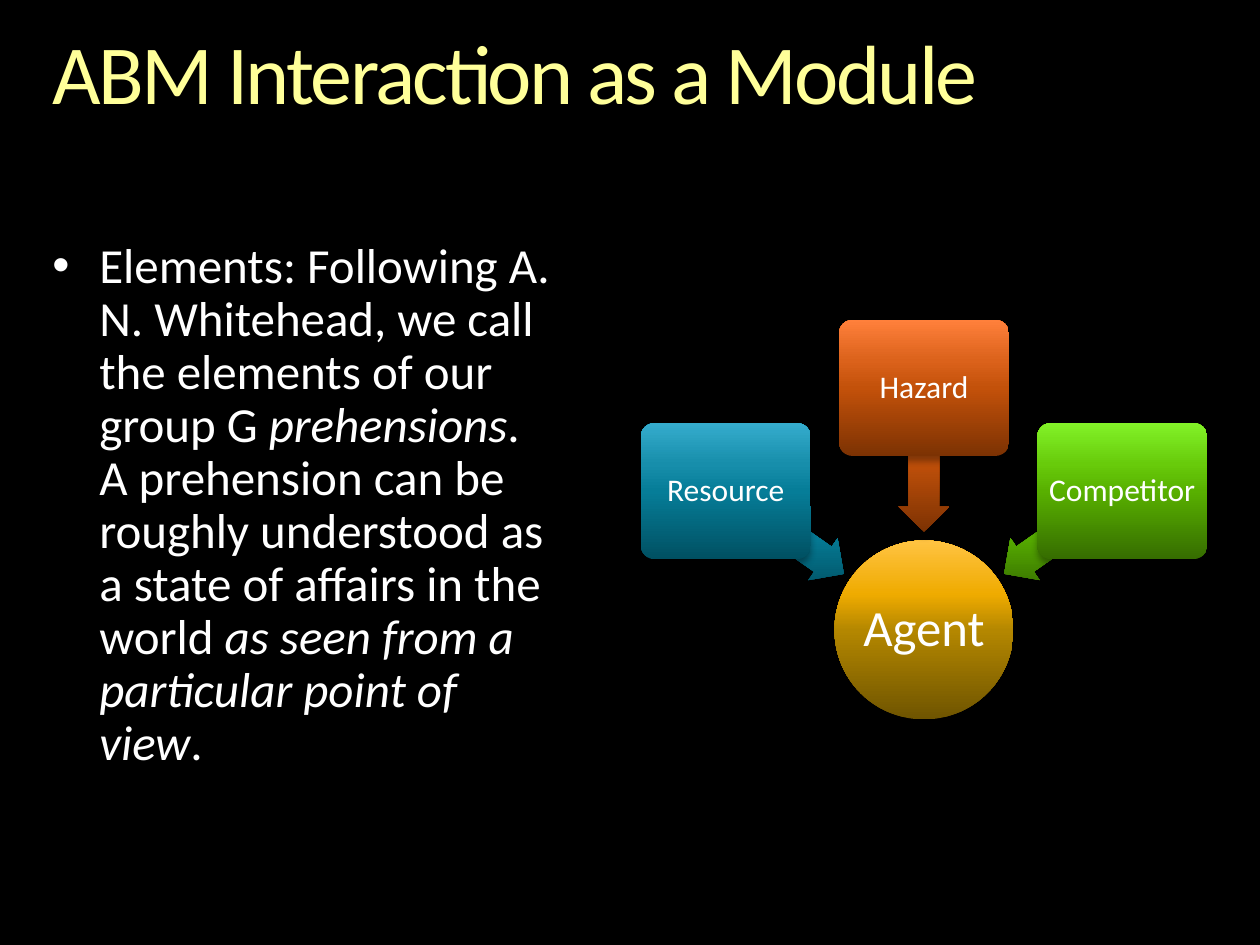
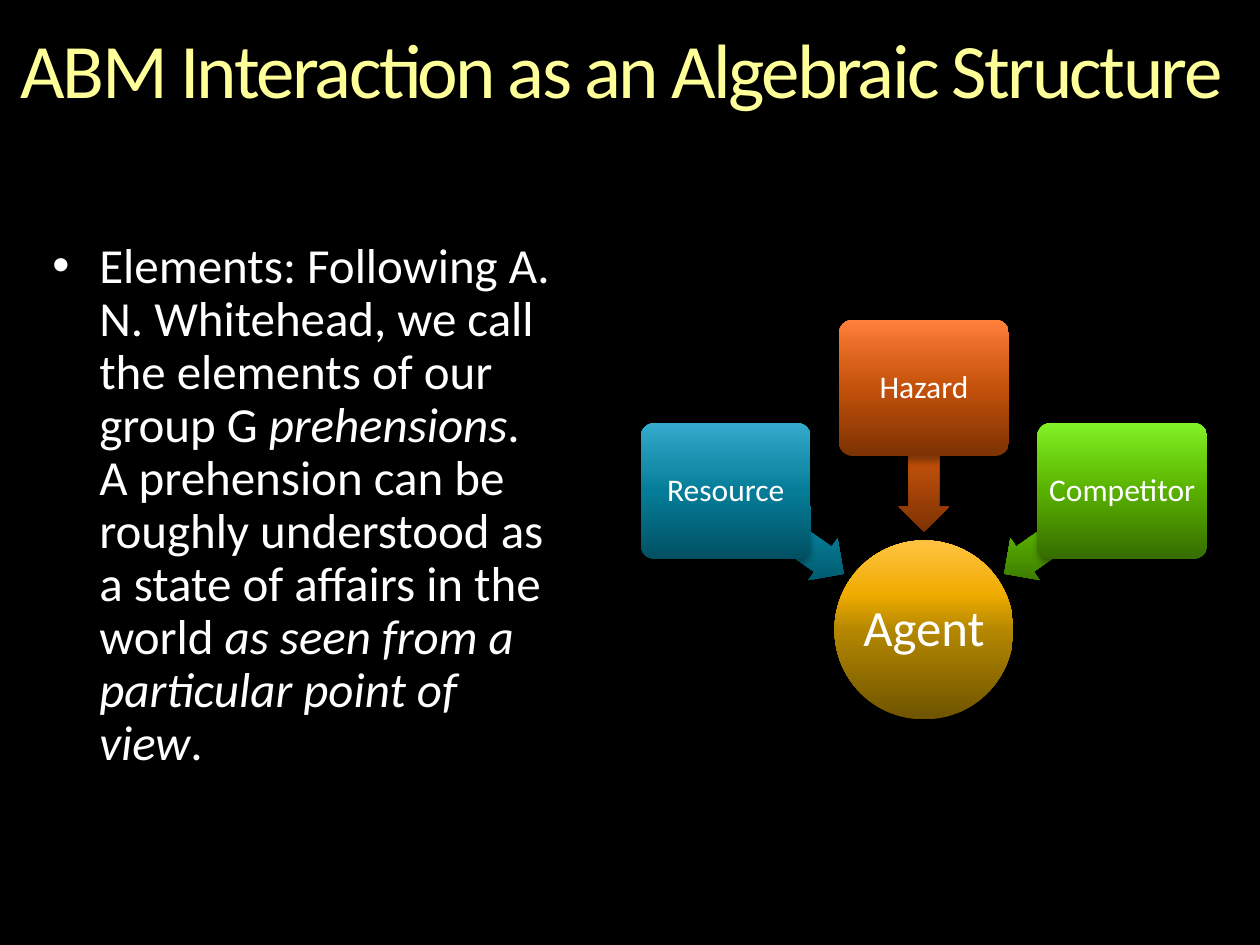
Before and after one commit to gcallah/indras_net, a slide deck: slide 17 of docs/ABMsAsAlgebraic.pptx (slide 15 before the commit). Drawn at 1260x945 pixels with LibreOffice and Linux fonts; fonts in the diff are those of the drawing; background and template pictures are left out. Boxes give left, top, right and bottom in pixels: in the first picture for what was removed or moved away, otherwise in the second. Text is boxed around its words. In the diff, an @@ line names an element or a change of style, - is before the commit and + after.

```diff
--- a/docs/ABMsAsAlgebraic.pptx
+++ b/docs/ABMsAsAlgebraic.pptx
@@ title at [21,44,1223,112]: text changed; size 48 to 44 pt @@
-ABM Interaction as a Module
+ABM Interaction as an Algebraic Structure
```
Also in this commit, not shown: 5 other slides changed, 2 slides added.
